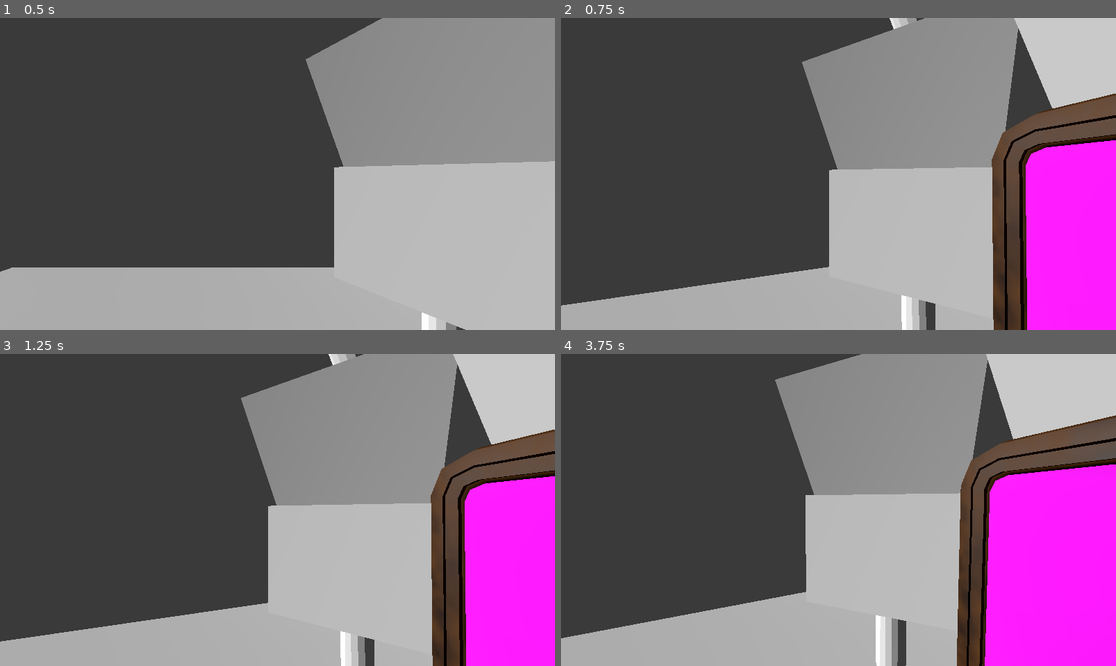
Above: before the commit, frames 1-4 (two rows, left to right).
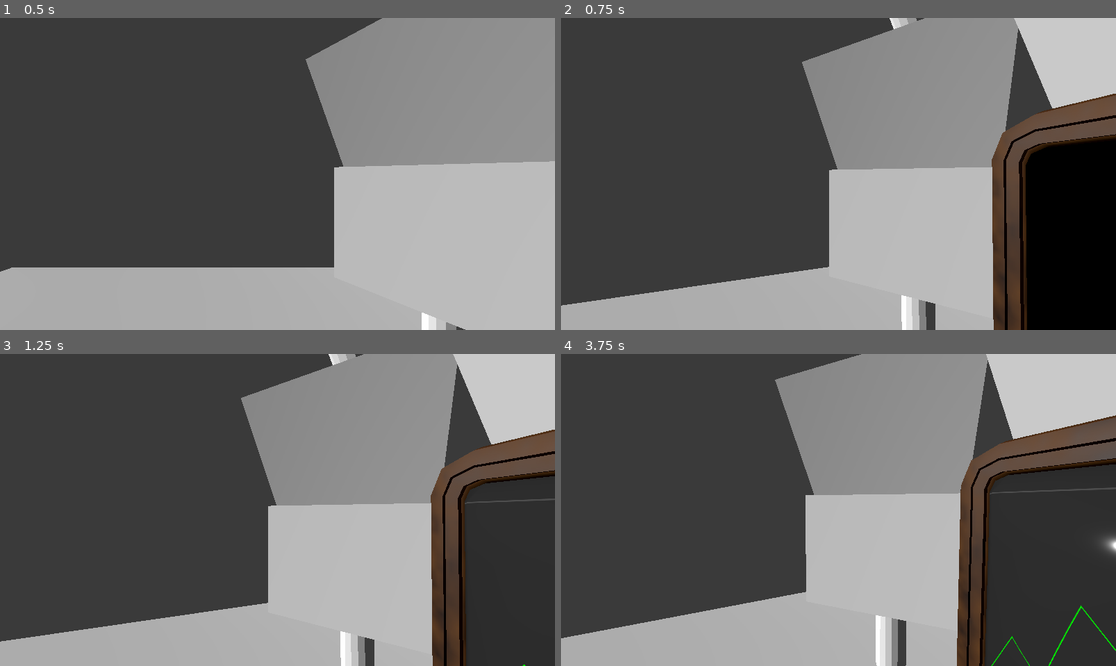
Above: after the commit, the same moments.

Repository: ALP-Games/bubble
Game: Godot game, scene res://Scenes/world_3d.tscn
Same seed, same stepped clock (60 frames per second), same inputs: the game is played once before the commit and once after it.
Inputs (mouse positions are in pixels of both pictures, inside the frame that each line leads up to):
- Up to frame 1 (0.5 s): no input
- Up to frame 2 (0.75 s): tap Enter at 0.5 s; move the mouse to (866, 174) at 0.52 s
- Up to frame 3 (1.25 s): no input
- Up to frame 4 (3.75 s): tap Space at 1.25, 2.75 s; move the mouse to (810, 510) at 1.27 s; tap Enter at 2, 3.5 s; move the mouse to (849, 503) at 2.02 s; move the mouse to (832, 516) at 2.77 s; move the mouse to (877, 513) at 3.52 s

Frame 1 is identical in both runs. In frame 2, 9.5% of the frame differs, in the area x 83-100%, y 39-100%; in frame 3, 9.5%; in frame 4, 14%, in the area x 76-100%, y 35-100%.

Commit message:
working monitor

Diff:
--- a/Scenes/monitor.tscn
+++ b/Scenes/monitor.tscn
@@ -91,9 +91,14 @@
 [sub_resource type="ViewportTexture" id="ViewportTexture_xjnio"]
 viewport_path = NodePath("SubViewport")
 
+[sub_resource type="ViewportTexture" id="ViewportTexture_lhl0j"]
+viewport_path = NodePath("SubViewport")
+
 [sub_resource type="StandardMaterial3D" id="StandardMaterial3D_xyums"]
 resource_local_to_scene = true
 albedo_texture = SubResource("ViewportTexture_xjnio")
+roughness = 0.1
+emission_texture = SubResource("ViewportTexture_lhl0j")
 
 [sub_resource type="ArrayMesh" id="ArrayMesh_28tfp"]
 _surfaces = [{
@@ -110,6 +115,7 @@
 blend_shape_mode = 0
 
 [sub_resource type="ArrayMesh" id="ArrayMesh_rkt8l"]
+resource_local_to_scene = true
 resource_name = "Screen_Cube_008"
 _surfaces = [{
 "aabb": AABB(-1.09878, -0.574977, -0.804013, 0.21818, 1.14995, 1.60803),
Not shown: 1 places in Scenes/monitor.tscn that only renumber resources
